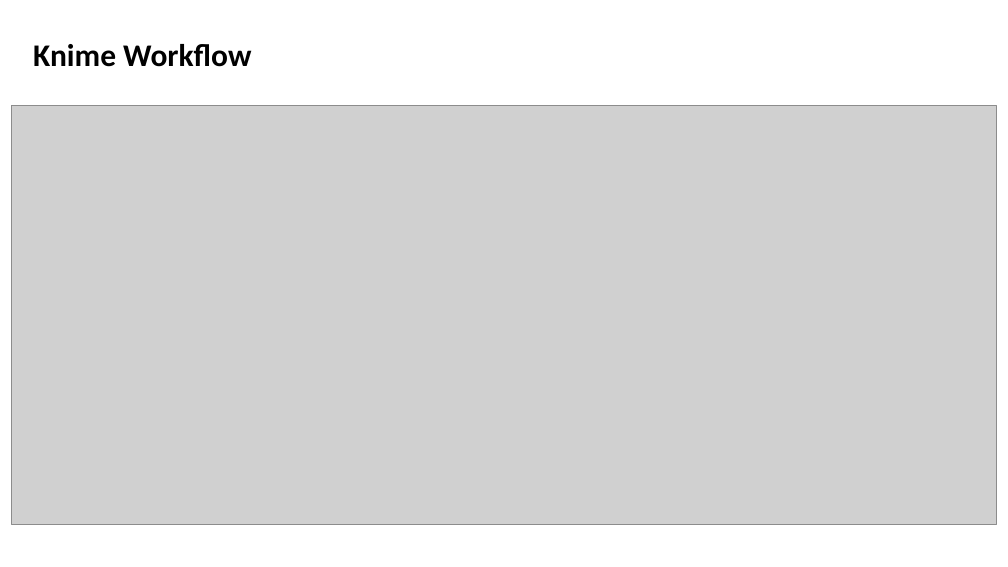
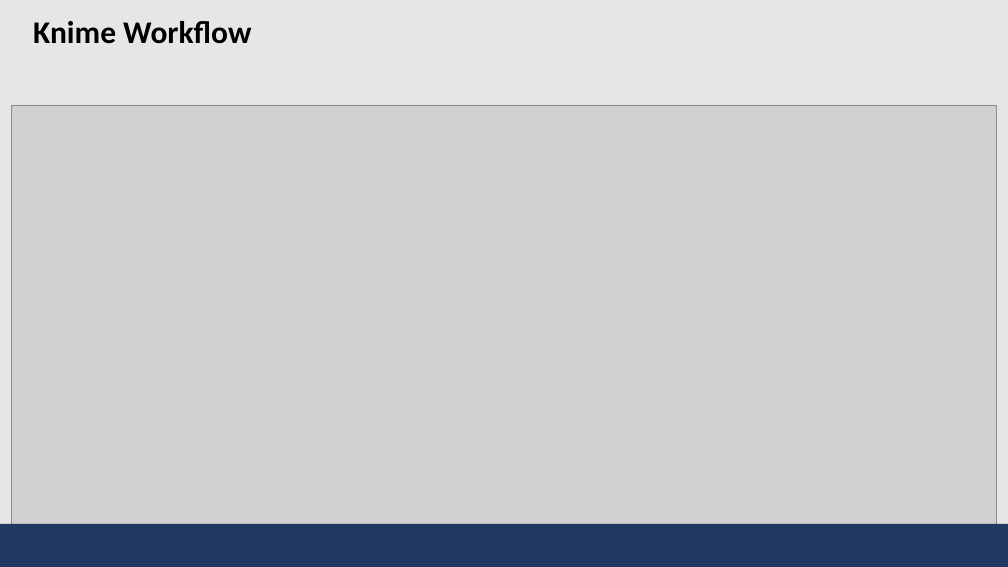
Before and after one commit to bmbln/Team_Manila, a slide deck: slide 6 of DE Term Project/DE_TermProject2_Presentation.pptx. Drawn at 1008x567 pixels with LibreOffice and Linux fonts; fonts in the diff are those of the drawing; grey boxes stand for pictures. Boxes give left, top, right and bottom in pixels: in the first picture for what was removed or moved away, otherwise in the second. Text is boxed around its words. In the diff, an @@ line names an element or a change of style, - is before the commit and + after.

```diff
--- a/DE Term Project/DE_TermProject2_Presentation.pptx
+++ b/DE Term Project/DE_TermProject2_Presentation.pptx
@@ background #FFFFFF to #E7E6E6 @@
@@ title "Knime Workflow": place and size @@
-title "Knime Workflow" at [33,44,251,67]
+title "Knime Workflow" at [33,21,251,44]
@@ rectangle added at [0,524,1008,567], fill #203864 @@
```
Also in this commit, not shown: 5 other slides changed, 3 slides added, 1 slide removed.
